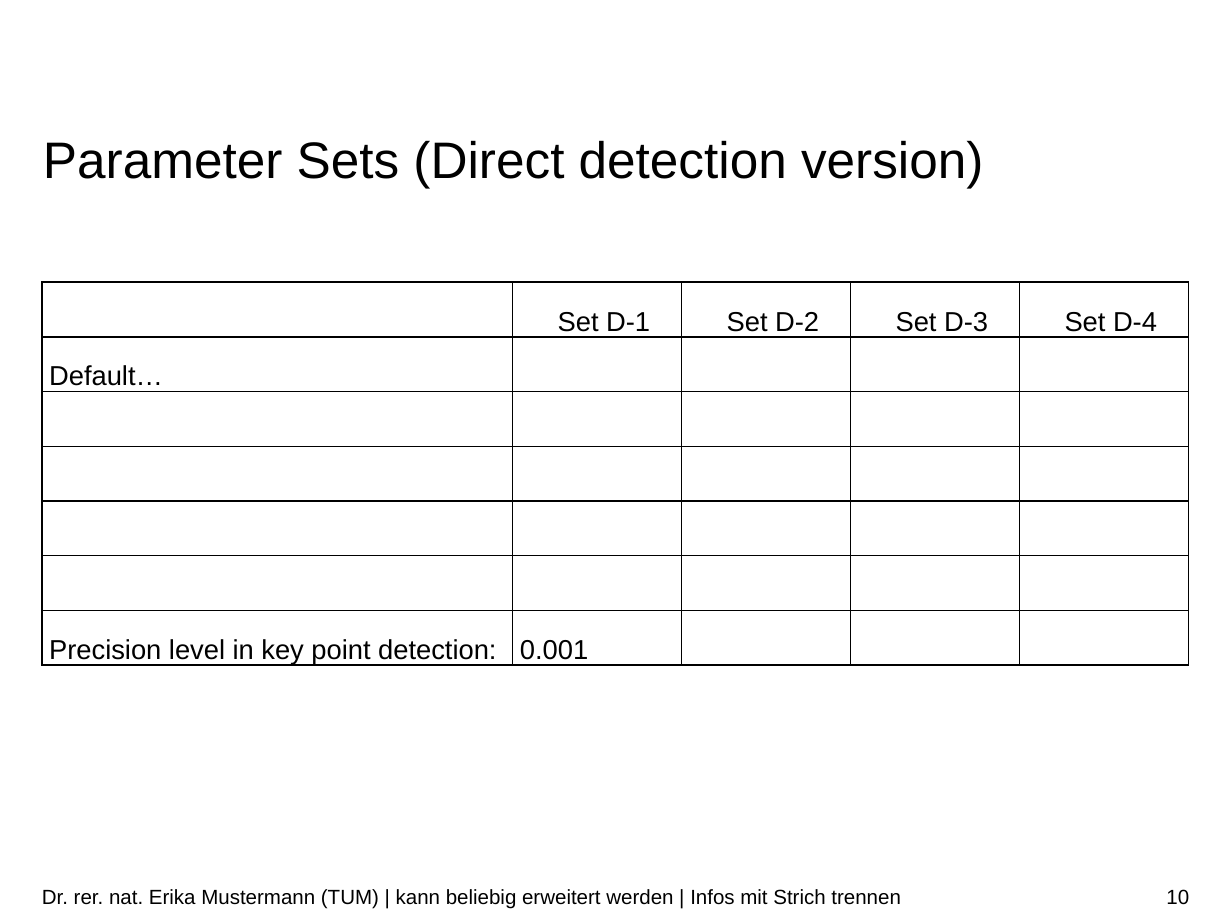
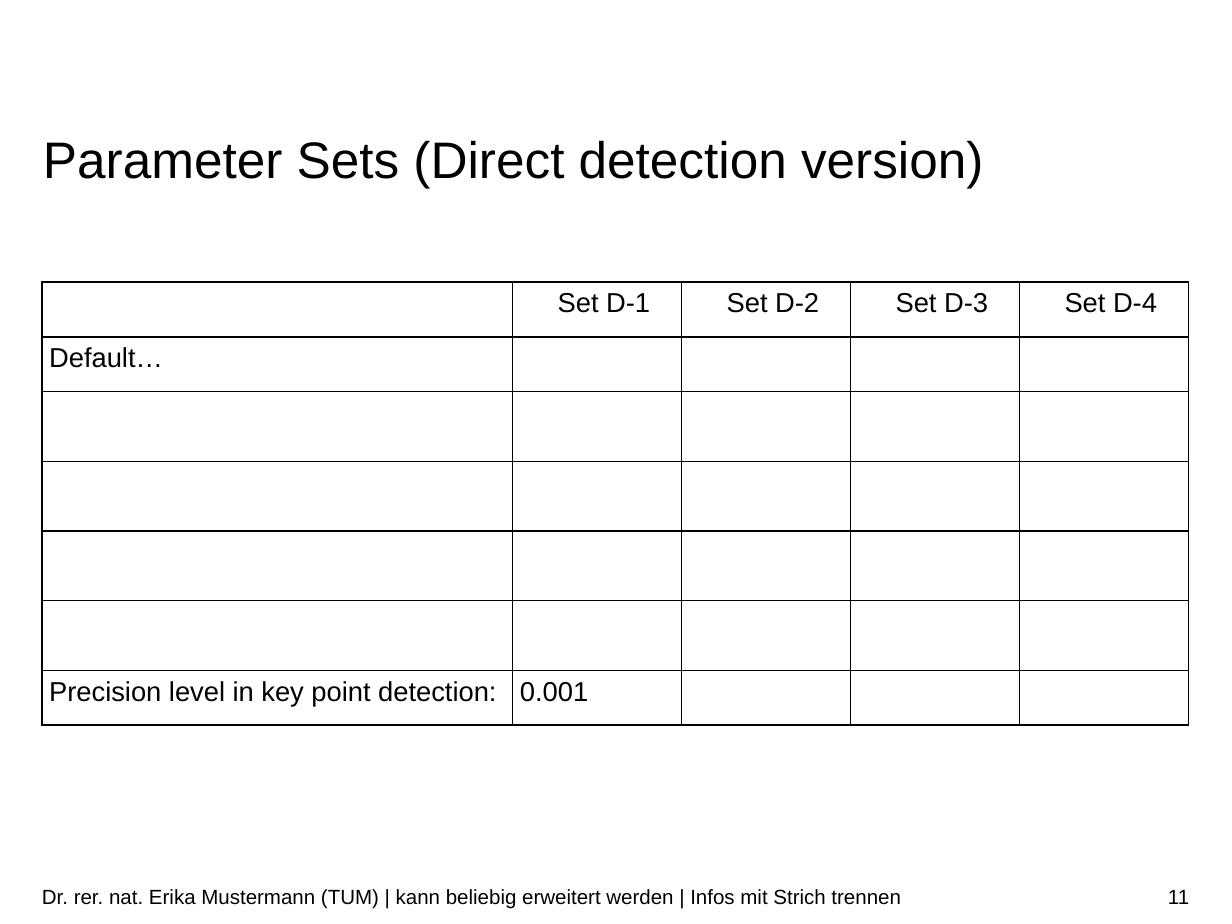
Before and after one commit to Tom-Huang/visual_navigation, a slide deck: slide 11 of Indirect Visual Odometry with Optical Flow.pptx (slide 10 before the commit). Drawn at 1232x924 pixels with LibreOffice and Linux fonts; fonts in the diff are those of the drawing; background and template pictures are left out. Boxes give left, top, right and bottom in pixels: in the first picture for what was removed or moved away, otherwise in the second. Text is boxed around its words. In the diff, an @@ line names an element or a change of style, - is before the commit and + after.

```diff
--- a/Indirect Visual Odometry with Optical Flow.pptx
+++ b/Indirect Visual Odometry with Optical Flow.pptx
@@ table at [42, 282, 1188, 710] @@
@@ borders changed @@
@@ page number at [1168, 890, 1189, 904]: text changed @@
-10
+11
```
Also in this commit, not shown: 19 other slides changed, 2 slides added, 1 slide removed, 2 other files.
